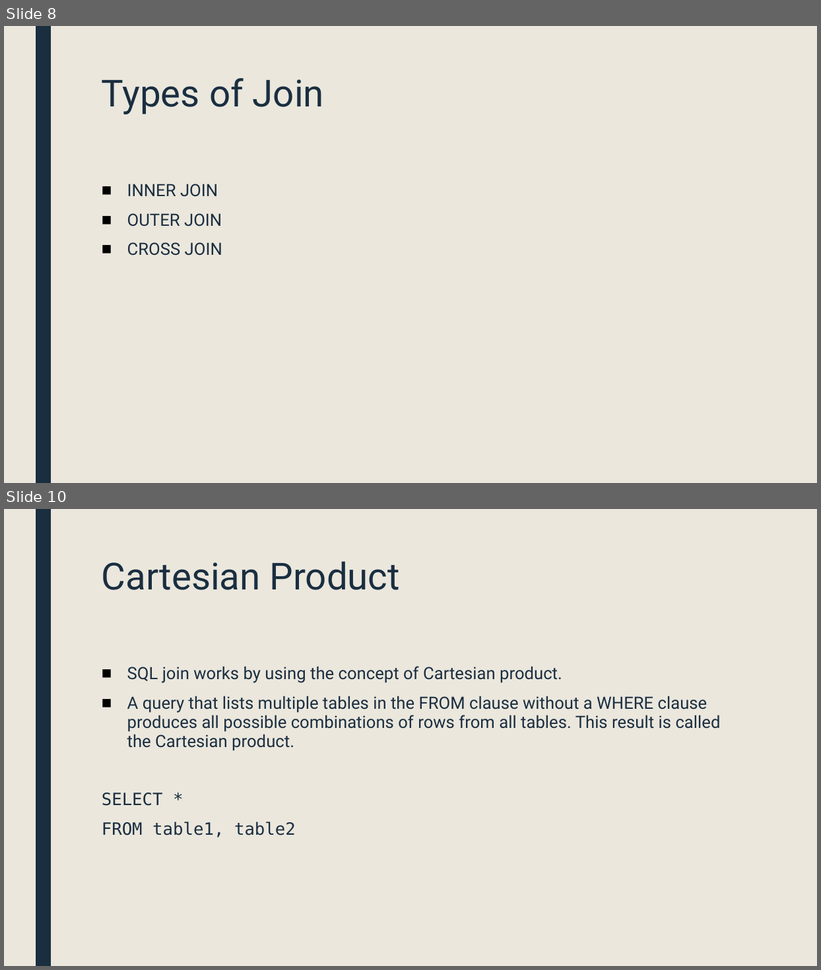
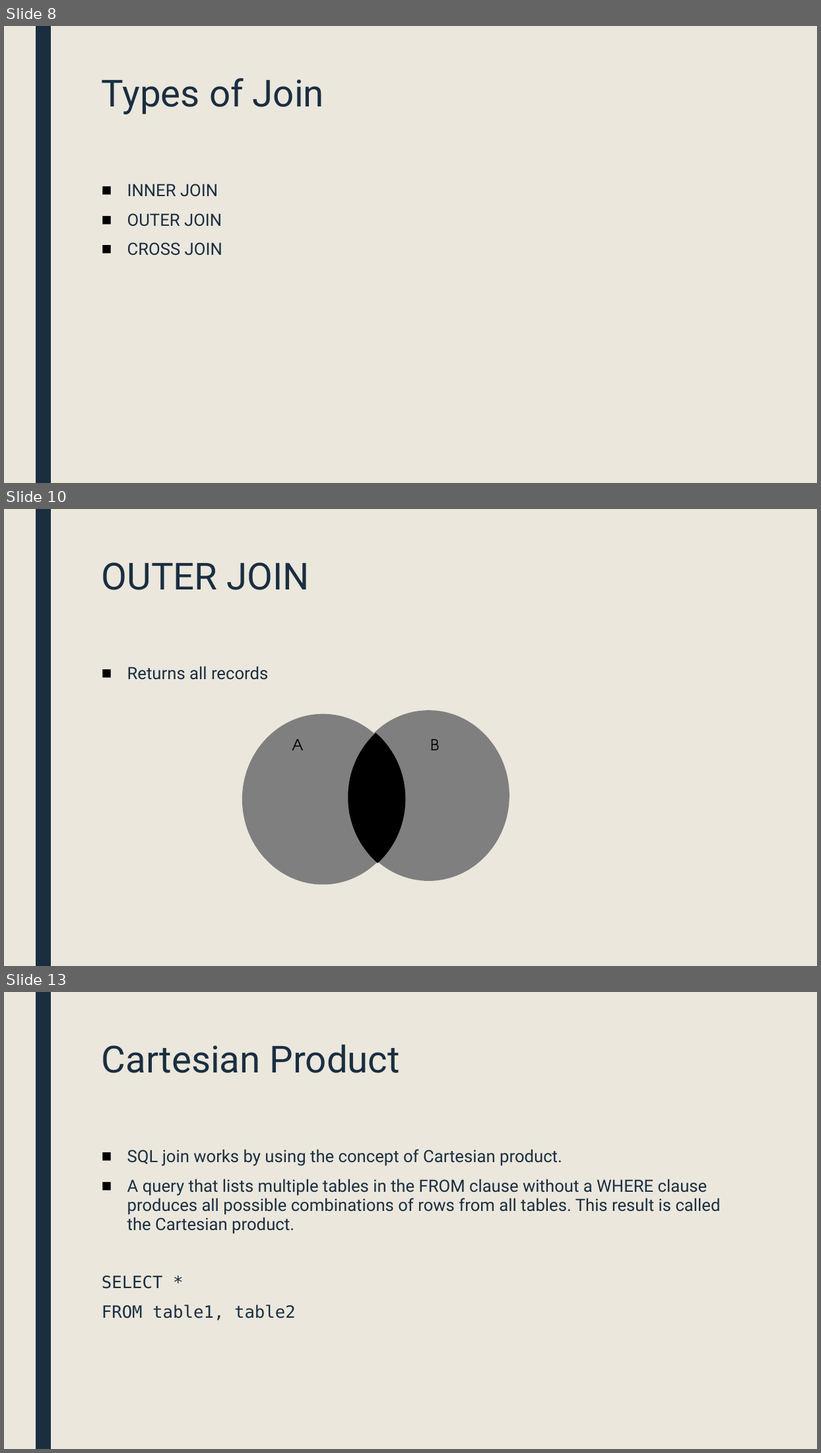
Before and after one commit to MGIS-UMN/GIS5577_week4, a slide deck: Advanced_DB_queries.odp. Shown one above the other, each under a label of ours: slides 8 and 10 before the commit, slides 8, 10 and 13 after it; the slides between them are not shown. The pictures are 821x970 and 821x1453 pixels, drawn with LibreOffice and Linux fonts; fonts in the diff are those of the drawing. Boxes give left, top, right and bottom in pixels: in the first picture for what was removed or moved away, otherwise in the second. Text is boxed around its words. In the diff, an @@ line names an element or a change of style, - is before the commit and + after.

```diff
--- a/Advanced_DB_queries.odp
+++ b/Advanced_DB_queries.odp
@@ slide 10 added at (x1=4, y1=509, x2=817, y2=966), background #EBE7DD; not listed: 1 template element that a slide beside it also shows @@
@@ title added at (x1=102, y1=562, x2=310, y2=590), 44 pt, text #1A2E40 @@
+OUTER JOIN
@@ text added at (x1=127, y1=666, x2=268, y2=680), 20 pt, text #1A2E40 @@
+■ Returns all records
@@ freeform shape added at (x1=242, y1=714, x2=404, y2=885), fill #7F7F7F @@
@@ freeform shape added at (x1=348, y1=710, x2=510, y2=881), fill #7F7F7F @@
@@ text added at (x1=292, y1=739, x2=303, y2=751), 18 pt, text #000000 @@
+A
@@ freeform shape added at (x1=348, y1=733, x2=405, y2=863), fill #000000 @@
@@ text added at (x1=430, y1=739, x2=439, y2=751), 18 pt, text #000000 @@
+B
@@ what was slide 10 is now slide 13 @@
```
Also in this commit, not shown: 2 slides changed, 2 other slides added.
